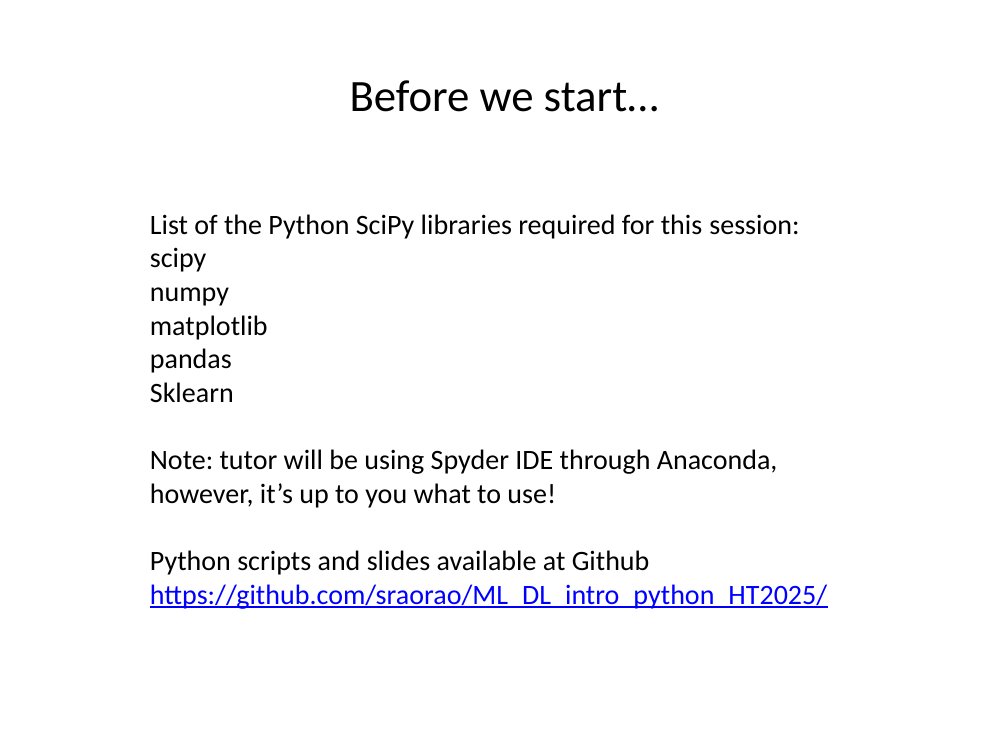
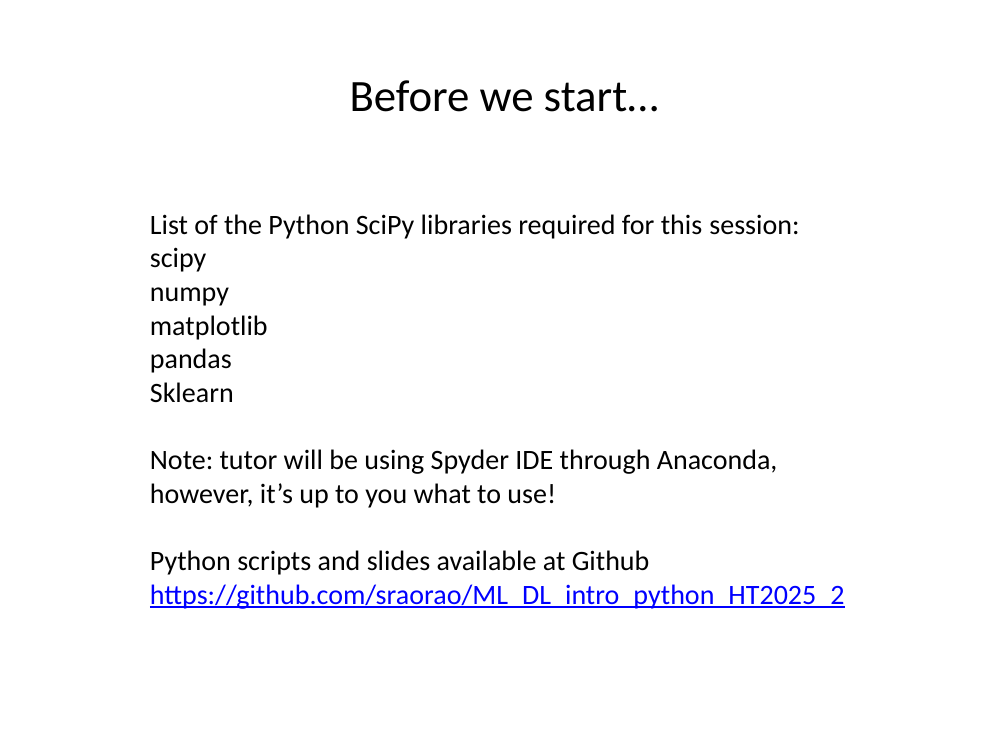
Before and after one commit to sraorao/ML_DL_intro_python_HT2025_2, a slide deck: slide 2 of Session_1_ML_DL_intro_python_MT2024.pptx. Drawn at 1008x756 pixels with LibreOffice and Linux fonts; fonts in the diff are those of the drawing. Boxes give left, top, right and bottom in pixels: in the first picture for what was removed or moved away, otherwise in the second. Text is boxed around its words. In the diff, an @@ line names an element or a change of style, - is before the commit and + after.

Commit message:
Update ppt

```diff
--- a/Session_1_ML_DL_intro_python_MT2024.pptx
+++ b/Session_1_ML_DL_intro_python_MT2024.pptx
@@ text at box(150, 584, 845, 609): text changed @@
-https://github.com/sraorao/ML_DL_intro_python_HT2025/
+https://github.com/sraorao/ML_DL_intro_python_HT2025_2
```
Also in this commit, not shown: 1 other slide changed.
